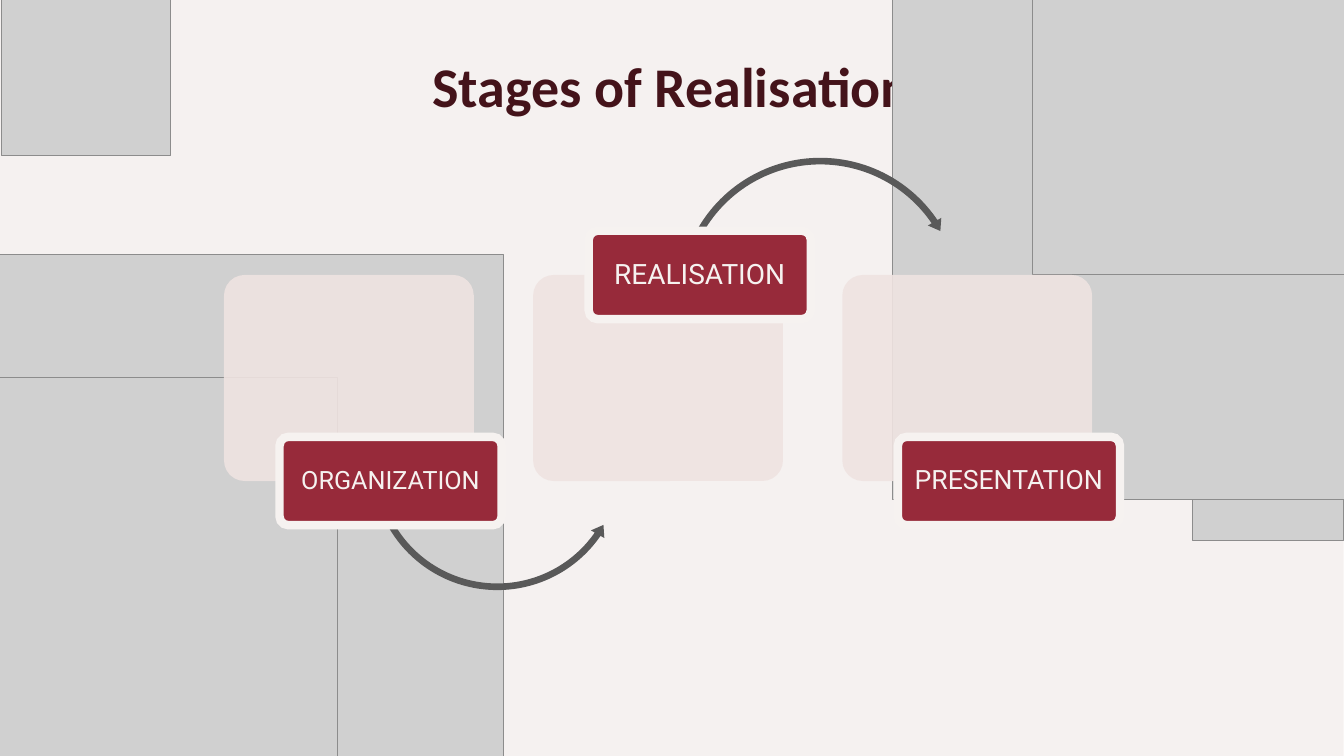
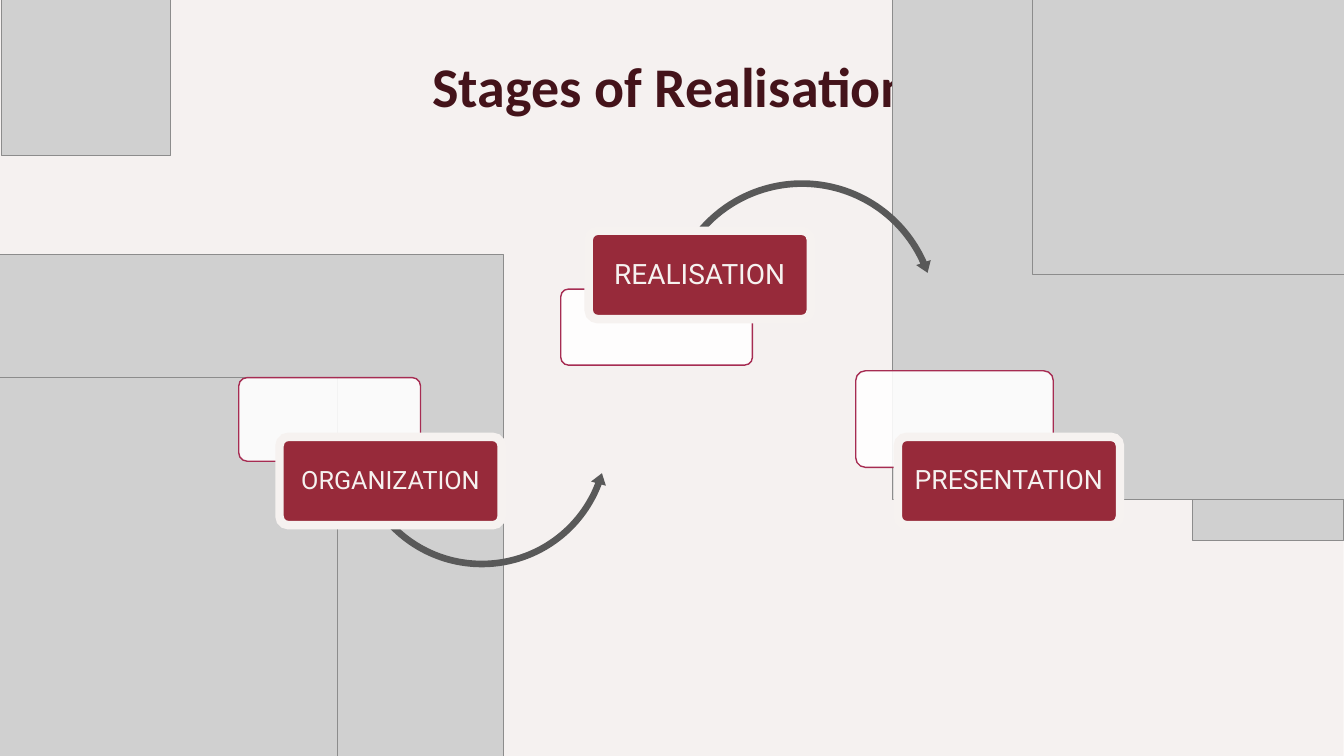
Before and after one commit to PIPetkova19/res-novas, a slide deck: slide 5 of Documents/Presentation.pptx. Drawn at 1344x756 pixels with LibreOffice and Linux fonts; fonts in the diff are those of the drawing; grey boxes stand for pictures; background and template pictures are left out. Boxes give left, top, right and bottom in pixels: in the first picture for what was removed or moved away, otherwise in the second. Text is boxed around its words. In the diff, an @@ line names an element or a change of style, - is before the commit and + after.

```diff
--- a/Documents/Presentation.pptx
+++ b/Documents/Presentation.pptx
@@ circular arrow resized from (x1=675, y1=153, x2=966, y2=445) to (x1=661, y1=175, x2=943, y2=457) @@
@@ circular arrow at (x1=661, y1=175, x2=943, y2=457): proportions changed @@
@@ rounded rectangle resized from (x1=533, y1=275, x2=783, y2=481) to (x1=561, y1=289, x2=752, y2=365) @@
@@ rounded rectangle at (x1=561, y1=289, x2=752, y2=365): fill #EFE3E1 at 90% opacity to #FFFFFF at 90% opacity; outline none to #A62C52 1 pt; mirrored @@
@@ left circular arrow at (x1=349, y1=307, x2=614, y2=572): proportions changed @@
@@ left circular arrow resized from (x1=367, y1=335, x2=627, y2=595) to (x1=349, y1=307, x2=614, y2=572) @@
@@ rounded rectangle at (x1=239, y1=378, x2=420, y2=462): fill #EFE3E1 at 90% opacity to #FFFFFF at 90% opacity; outline none to #A62C52 1 pt; mirrored @@
@@ rounded rectangle resized from (x1=224, y1=275, x2=474, y2=481) to (x1=239, y1=378, x2=420, y2=462) @@
@@ rounded rectangle resized from (x1=843, y1=275, x2=1093, y2=481) to (x1=856, y1=371, x2=1054, y2=468) @@
@@ rounded rectangle at (x1=856, y1=371, x2=1054, y2=468): fill #EFE3E1 at 90% opacity to #FFFFFF at 90% opacity; outline none to #A62C52 1 pt @@
```
Also in this commit, not shown: 1 other slide changed, 3 other files.
